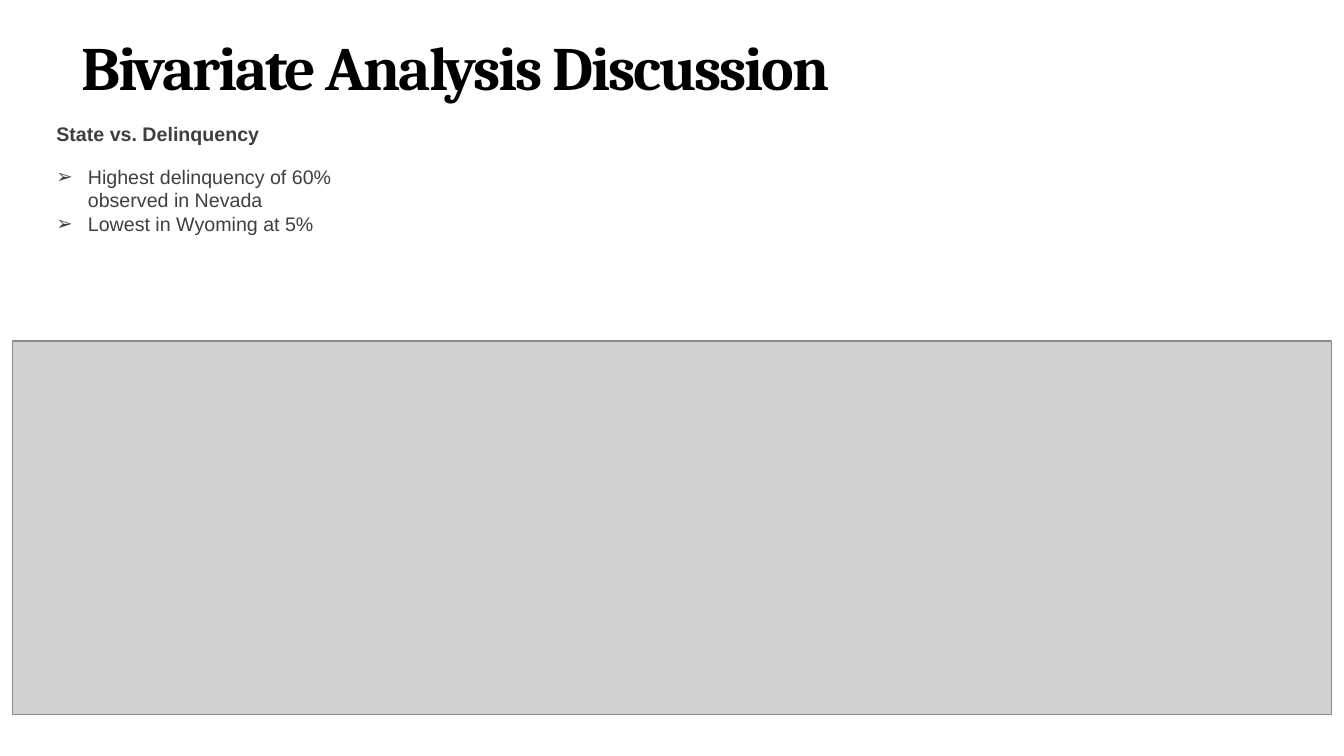
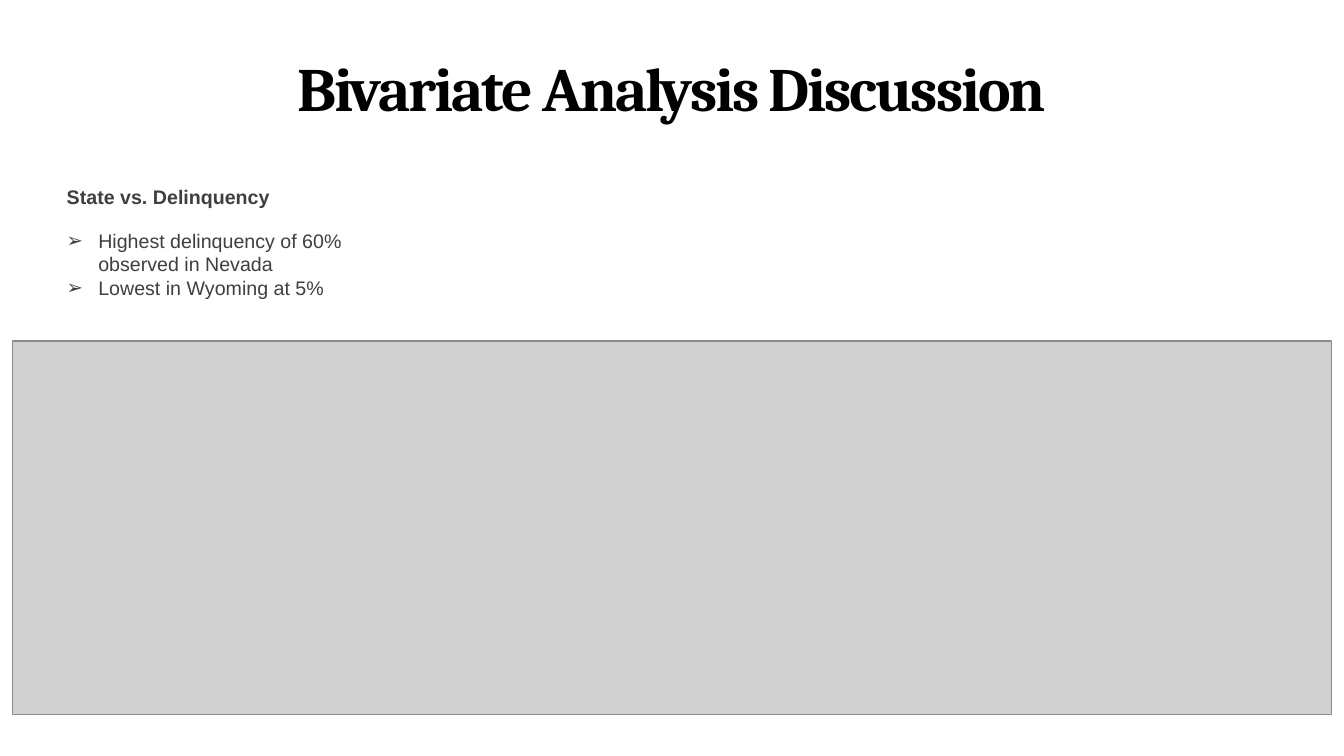
Before and after one commit to pjsurve/Lending-club-case-study, a slide deck: slide 18 of Lending Club Case Study - Upgrad (1).pptx (slide 10 before the commit). Drawn at 1344x756 pixels with LibreOffice and Linux fonts; fonts in the diff are those of the drawing; grey boxes stand for pictures. Boxes give left, top, right and bottom in pixels: in the first picture for what was removed or moved away, otherwise in the second. Text is boxed around its words. In the diff, an @@ line names an element or a change of style, - is before the commit and + after.

```diff
--- a/Lending Club Case Study - Upgrad (1).pptx
+++ b/Lending Club Case Study - Upgrad (1).pptx
@@ title "Bivariate Analysis Discussion" at [298, 68, 1046, 125]: alignment left to centre; vertical alignment top to bottom @@
@@ text "State vs. Delinquency": place and size @@
-text "State vs. Delinquency" at [56, 126, 259, 145]
+text "State vs. Delinquency" at [67, 189, 270, 208]
@@ text "Highest delinquency of 60% observed ...": place and size @@
-text "Highest delinquency of 60% observed ..." at [88, 169, 331, 235]
+text "Highest delinquency of 60% observed ..." at [98, 233, 341, 299]
```
Also in this commit, not shown: 6 other slides changed, 5 slides added, 1 slide removed, 1 other file.
